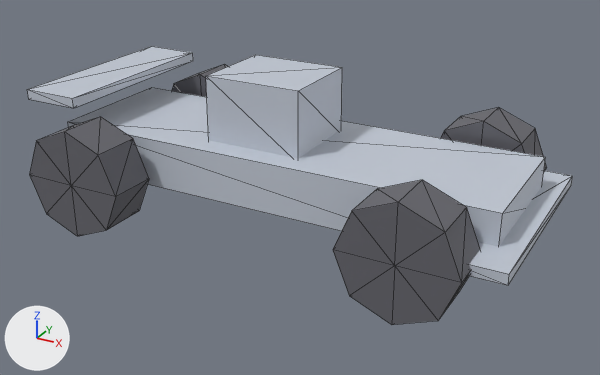
An edit to the glTF model public/studio/v2.15.0/d_racecar/model.glb, drawn before and after from the same camera.
The view is the same before and after, from a 50 mm lens placed at (3.78, -6.74, 3.1), pointed at (0.13, -0.1, -0.21). Lighting does not change. The marker at lower left points along +X, +Y and +Z. The older version comes first. Mesh edges are drawn as thin lines. Where no turn or scale is listed for an object, it has been applied to the vertices.

The older version as bpy lines, for what is in view:
```python
me_geometry_3 = bpy.data.meshes.new('geometry_3')
me_geometry_3.from_pydata(...)  # a box spanning x -2.5..-1.9, y -1.0..1.0, z 0.55..0.65
me_geometry_3.materials.append(mat_defaultmaterial_003)
me_geometry_5 = bpy.data.meshes.new('geometry_5')
me_geometry_5.from_pydata(...)  # an 8-sided cylinder along y spanning x 1.102..2.202, y -1.319..-0.819, z -0.647..0.453
me_geometry_5.materials.append(mat_defaultmaterial_005)
me_geometry_6 = bpy.data.meshes.new('geometry_6')
me_geometry_6.from_pydata(...)  # an 8-sided cylinder along y spanning x -2.25..-1.15, y 0.85..1.35, z -0.65..0.45
me_geometry_6.materials.append(mat_defaultmaterial_006)
ob_part3 = bpy.data.objects.new('part3', me_geometry_3)
ob_part3.location = (0.0, 0.0, 0.0)
ob_part5 = bpy.data.objects.new('part5', me_geometry_5)
ob_part5.location = (0.0, 0.0, 0.0)
ob_part6 = bpy.data.objects.new('part6', me_geometry_6)
ob_part6.location = (0.0, 0.0, 0.0)
# also in view: 'part1' at (-0.2, 0.0, 0.55); 'part2' at (2.2, 0.0, -0.1); 'part4' at (1.65, 1.07, -0.1); 'part0' at (0.0, 0.0, 0.0); 'part7' at (-1.7, -1.1, -0.1)
```
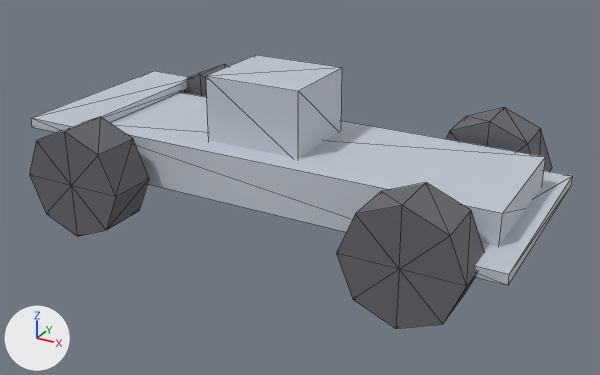
The change in detail:
me_geometry_3 is used by ob_part3; location (0.0, 0.0, 0.0).
me_geometry_3 had 8 vertices, 12 faces and spanned x -2.5..-1.9, y -1.0..1.0, z 0.55..0.65.
me_geometry_3 now has 8 vertices, 12 faces and spans x -2.5..-1.9, y -1.0..1.0, z 0.25..0.35.
me_geometry_3 part 1: the whole mesh is moved by (0.0, 0.0, -0.3).
me_geometry_5 is used by ob_part5; location (0.0, 0.0, 0.0).
me_geometry_5 had 18 vertices, 32 faces and spanned x 1.102..2.202, y -1.319..-0.819, z -0.647..0.453.
me_geometry_5 now has 18 vertices, 32 faces and spans x 1.15..2.25, y -1.35..-0.85, z -0.65..0.45.
me_geometry_5 part 2: the whole mesh is moved by (0.048, -0.031, -0.003).

Location of each change, [x1, y1, x2, y2] in pixels of the pictures (600 x 375 px):
'part5', moved
    before: [333, 180, 480, 325]
    after: [336, 183, 485, 329]
'part3', moved
    before: [27, 47, 193, 108]
    after: [31, 71, 190, 132]
